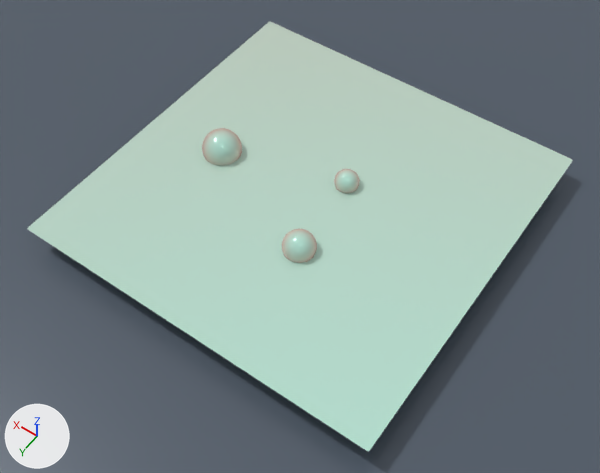
A saved change to the Blender file dist/assets/day2-tutorials/06_dynamic_paint.blend.
One viewpoint serves both versions: a 50 mm camera at (-7.85, 11.38, 15.9) aimed at (-0.35, 0.88, -0.6). Arrows for +X, +Y and +Z are at lower left; the lights stay in place. The picture after the commit comes second.

The older version as bpy lines, for what is in view:
```python
ob_brush_1 = bpy.data.objects.new('BRUSH 1', me_sphere)
ob_brush_1.location = (2.69, 0.14, 0.12)
ob_brush_2 = bpy.data.objects.new('BRUSH 2', me_sphere_001)
ob_brush_2.location = (-0.83, 1.59, 0.12)
ob_brush_3 = bpy.data.objects.new('BRUSH 3', me_sphere_002)
ob_brush_3.location = (-0.61, -0.79, 0.12)
ob_canvas___dynamic_paint_displacement = bpy.data.objects.new('CANVAS - Dynamic Paint displacement', me_grid)
ob_canvas___dynamic_paint_displacement.location = (0.0, 0.0, 0.0)
ob_seamless_studio_floor = bpy.data.objects.new('Seamless studio floor', me_cube)
ob_seamless_studio_floor.location = (0.0, 0.0, -0.85)
```
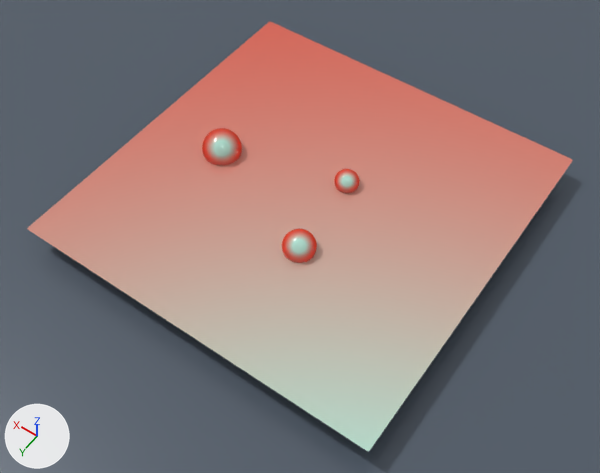
Boxes [x1, y1, x2, y2] around the edits, measured in the pictures (600 x 473 px):
'CANVAS - Dynamic Paint displacement', recoloured (white to pink): [27, 22, 573, 422] in both
'BRUSH 1', recoloured (grey to red): [202, 128, 242, 166] in both
'BRUSH 2', recoloured (grey to red): [282, 229, 317, 263] in both
'BRUSH 3', recoloured (grey to red): [334, 169, 360, 193] in both

What changed in the scene script:
```text
Change mat_mint_and_vermilion_lacquer:
    where n2 = _N.new('ShaderNodeLayerWeight'); n2.name = 'Layer Weight'
    n2.inputs[0].default_value: 0.25 -> 0.9  # 'Blend'
    where n3 = _N.new('ShaderNodeValToRGB'); n3.name = 'Color Ramp'
    remove n3.color_ramp.elements[0].position = 0.0; n3.color_ramp.elements[0].color = (0.5, 0.85, 0.73, 1.0)
    add n3.color_ramp.elements[0].position = 0.3; n3.color_ramp.elements[0].color = (0.5, 0.85, 0.73, 1.0)
```
